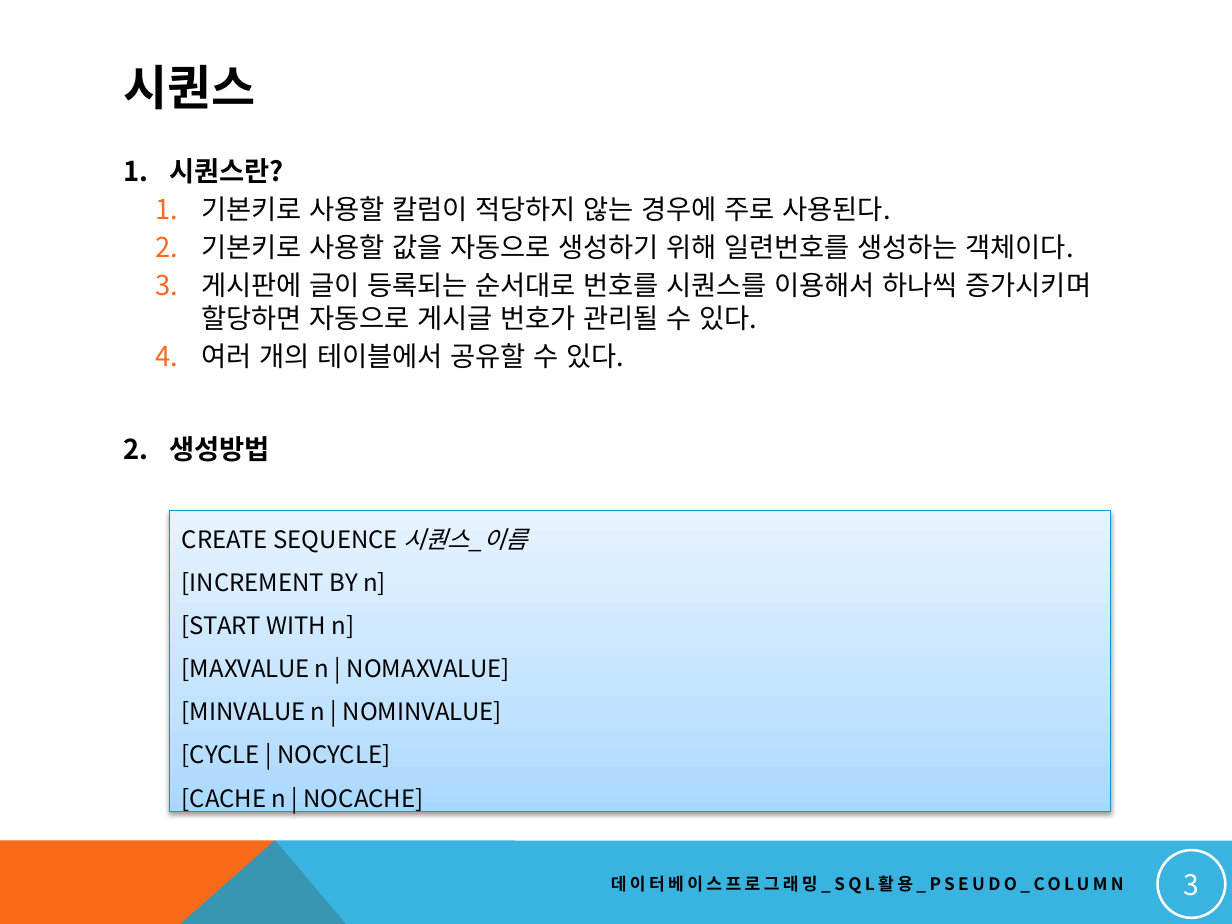
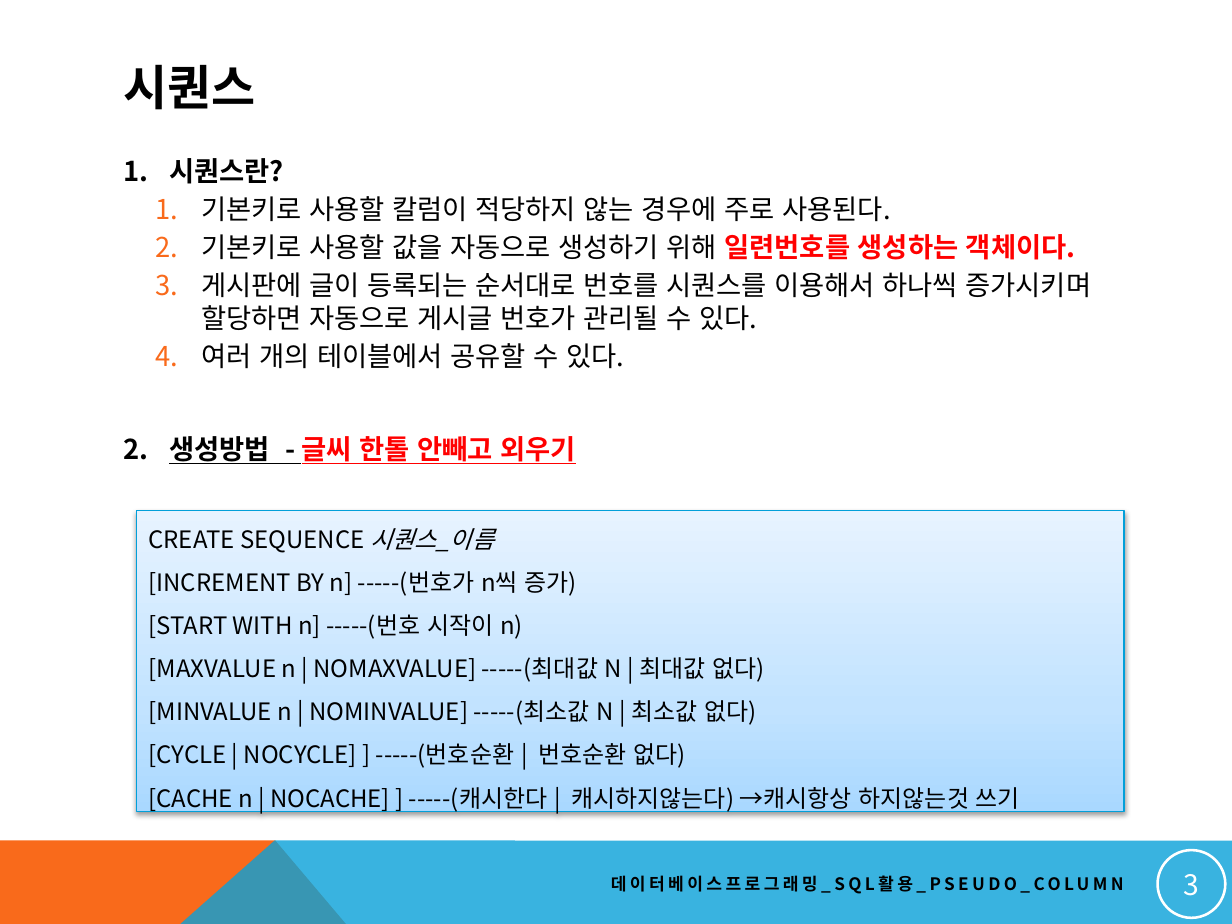
Before and after one commit to soeun1365/dbstudy, a slide deck: slide 3 of NEW_DBMS교안/20. 고급 SQL 작성하기_PSEUDO_COLUMN.pptx. Drawn at 1232x924 pixels with LibreOffice and Linux fonts; fonts in the diff are those of the drawing. Boxes give left, top, right and bottom in pixels: in the first picture for what was removed or moved away, otherwise in the second. Text is boxed around its words. In the diff, an @@ line names an element or a change of style, - is before the commit and + after.

```diff
--- a/NEW_DBMS교안/20. 고급 SQL 작성하기_PSEUDO_COLUMN.pptx
+++ b/NEW_DBMS교안/20. 고급 SQL 작성하기_PSEUDO_COLUMN.pptx
@@ text at <box>201,234,1076,260</box>: text colour #000000 to #FF0000, bold on in "일련번호를 생성하는 객체이다." @@
@@ text at <box>169,436,575,464</box>: text changed; text colour #000000 to #FF0000 @@
-2. 생성방법
+2. 생성방법 - 글씨 한톨 안빼고 외우기
@@ rectangle "CREATE SEQUENCE 시퀀스_이름": place and size @@
-rectangle "CREATE SEQUENCE 시퀀스_이름" at <box>170,510,1111,811</box>
+rectangle "CREATE SEQUENCE 시퀀스_이름" at <box>137,510,1125,811</box>
@@ text in rectangle at <box>148,571,1020,813</box>: text changed @@
-[INCREMENT BY n]
-[START WITH n]
-[MAXVALUE n | NOMAXVALUE]
-[MINVALUE n | NOMINVALUE]
-[CYCLE | NOCYCLE]
-[CACHE n | NOCACHE]
+[INCREMENT BY n] -----(번호가 n씩 증가)
+[START WITH n] -----(번호 시작이 n)
+[MAXVALUE n | NOMAXVALUE] -----(최대값 N | 최대값 없다)
+[MINVALUE n | NOMINVALUE] -----(최소값 N | 최소값 없다)
+[CYCLE | NOCYCLE] ] -----(번호순환 | 번호순환 없다)
+[CACHE n | NOCACHE] ] -----(캐시한다 | 캐시하지않는다) →캐시항상 하지않는것 쓰기
```
Also in this commit, not shown: 4 other slides changed, 12 other files.
